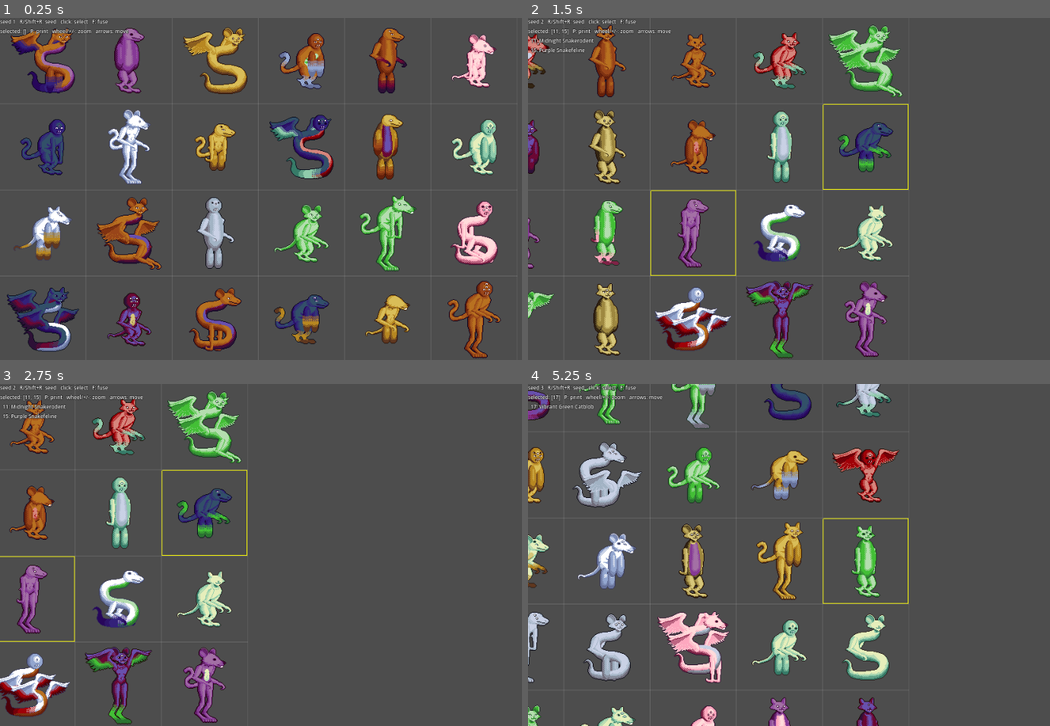
Above: before the commit, frames 1-4 (two rows, left to right).
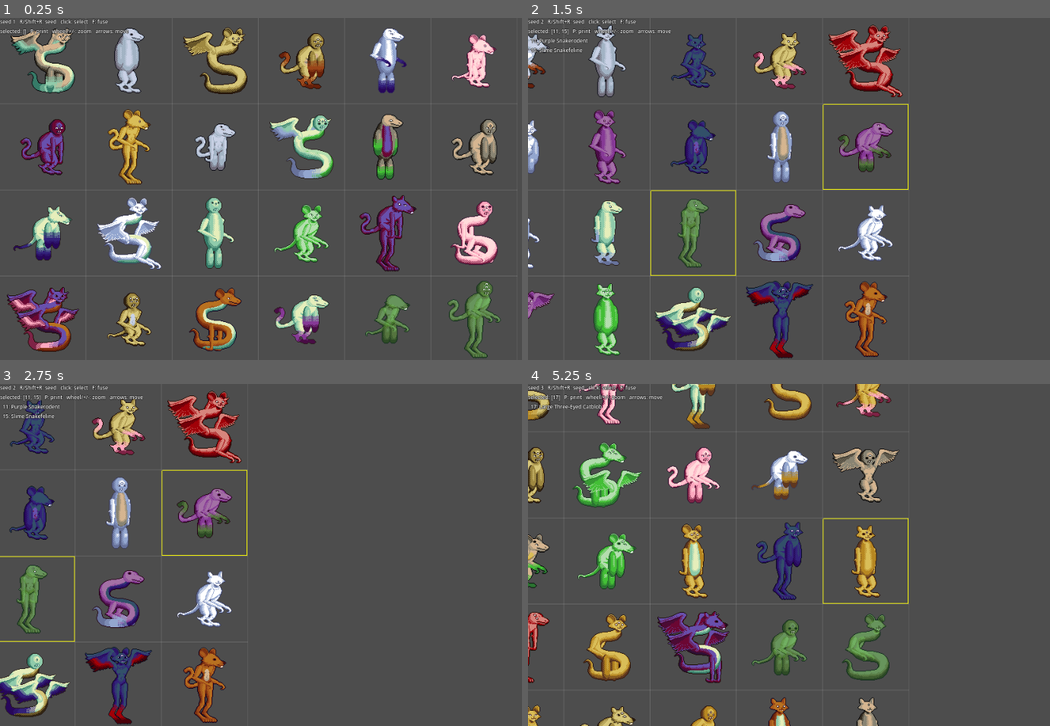
Above: after the commit, the same moments.

Repository: KT0mi/creature_feature_test
Game: Godot game, scene res://debug/creature_lab.tscn
Two runs of this game, one before a commit and one after it. Both use one fixed random seed, a clock stepped at 60 frames per second and the inputs below.
Inputs (mouse positions are in pixels of both pictures, inside the frame that each line leads up to):
- Up to frame 1 (0.25 s): no input
- Up to frame 2 (1.5 s): tap Enter at 0.5 s; move the mouse to (966, 171) at 0.52 s; hold Right 0.53-1.25 s; tap R at 0.6 s; click (966, 171) at 0.67 s; drag from (710, 206) to (799, 257) at 1.27 s
- Up to frame 3 (2.75 s): tap Space at 2 s; move the mouse to (365, 479) at 2.02 s; hold Right from 2.03 s (still down); tap P at 2.1 s
- Up to frame 4 (5.25 s): release Right at 2.75 s; drag from (799, 623) to (648, 503) at 2.77 s; tap Enter at 3.5 s; move the mouse to (1013, 606) at 3.52 s; hold Left 3.53-4.25 s; tap F at 3.6 s; drag from (648, 503) to (742, 469) at 4.27 s; tap Space at 5 s; move the mouse to (862, 555) at 5.02 s; hold Down from 5.03 s (still down); tap R at 5.1 s; click (862, 555) at 5.17 s

The runs differ from the first frame. In frame 1, 16% of the frame differs, in the area x 1-96%, y 2-100%; in frame 2, 13%; in frame 3, 9.7%; in frame 4, 14%.

Commit message:
Added architecture for editor plugins for the project; Added new palette editor plugin with color preview on some creature examples

Diff:
--- a/core/creature_baker.gd
+++ b/core/creature_baker.gd
@@ -1,3 +1,4 @@
+@tool
 ## Turns a Genome into a pixel-perfect spritesheet texture.
 ##
 ## Pipeline (all integer math, no scaling/rotation):
--- a/core/creature_generator.gd
+++ b/core/creature_generator.gd
@@ -1,3 +1,4 @@
+@tool
 ## Random generation (grow) and fusion (fuse + mutate) of genomes.
 ##
 ## Everything goes through ONE RandomNumberGenerator seeded by the caller, and
--- a/core/creature_palette.gd
+++ b/core/creature_palette.gd
@@ -1,3 +1,4 @@
+@tool
 ##4-tone color ramp, darkest to lightest.
 ##
 ##Parts are drawn with a fixed set of "key" colors
@@ -15,7 +16,10 @@
 
 ## The ramp, darkest (index 0) to lightest (index 3).
 @export var ramp: PackedColorArray = PackedColorArray([
-	Color.BLACK, Color(0.25, 0.25, 0.25), Color(0.5, 0.5, 0.5), Color(0.75, 0.75, 0.75)])
+	Color.BLACK, Color(0.25, 0.25, 0.25), Color(0.5, 0.5, 0.5), Color(0.75, 0.75, 0.75)]):
+	set(value):
+		ramp = value
+		emit_changed()
 
 ## Color for tone `index`, clamped into the ramp (so shade shifts that go
 ## past the darkest/lightest tone just stay at the end).
--- a/core/fusion_recipe.gd
+++ b/core/fusion_recipe.gd
@@ -1,3 +1,4 @@
+@tool
 ## An authored fusion result: when parts `part_a` and `part_b` meet in the
 ## same socket during a fusion (one from each parent), the child gets
 ## `result` there with probability `chance`.
--- a/core/genome.gd
+++ b/core/genome.gd
@@ -1,3 +1,4 @@
+@tool
 ##Data required to rebuild a creature: the part tree, palettes, patterns and the seed.
 ##The baked image is a cache of this genome, therefore do not save the image but this to_dict() and rebake.
 class_name Genome
--- a/core/naming/creature_namer.gd
+++ b/core/naming/creature_namer.gd
@@ -1,3 +1,4 @@
+@tool
 ## Builds a creature's common name from its genome, e.g.
 ## "Giant Red Winged Catwurm".
 ##
--- a/core/naming/creature_naming.gd
+++ b/core/naming/creature_naming.gd
@@ -1,3 +1,4 @@
+@tool
 ## Global naming settings, loaded from res://creatures/naming.tres if it
 ## exists (otherwise these defaults are used). See CreatureNamer.
 class_name CreatureNaming
--- a/core/naming/fixed_name.gd
+++ b/core/naming/fixed_name.gd
@@ -1,3 +1,4 @@
+@tool
 ## An authored main name for one head + torso combination, e.g.
 ## head_catfolk + torso_amphitere -> "Catwurm". Used by CreatureNaming.
 class_name FixedName
--- a/core/naming/name_count_rule.gd
+++ b/core/naming/name_count_rule.gd
@@ -1,3 +1,4 @@
+@tool
 ## "If the creature has exactly `count` parts of `type`, it may be called
 ## `word`", e.g. type eye, count 3 -> "Three-eyed". Used by CreatureNaming.
 ## Copies count too (two visible eyes = 2), since this is about looks.
--- a/core/part_def.gd
+++ b/core/part_def.gd
@@ -1,3 +1,4 @@
+@tool
 ##Definition of 1 drawable part of a creature (head, torso, arm, etc.)
 ##lives in res://creatures/parts/<type>/<id>
 class_name PartDef
--- a/core/part_node.gd
+++ b/core/part_node.gd
@@ -1,3 +1,4 @@
+@tool
 ## One node of a creature's part tree: "this PartDef, with these children".
 ##
 ## The whole tree (starting at the torso) is the shape half of a creature's
--- a/core/part_registry.gd
+++ b/core/part_registry.gd
@@ -1,3 +1,4 @@
+@tool
 ## Autoload (singleton) named "PartRegistry". Registered in project.godot.
 ##
 ## On startup it scans res://creatures/parts/ and res://creatures/palettes/
@@ -16,7 +17,7 @@
 ## The palette whose colors parts are DRAWN with (see CreaturePalette).
 const KEY_PATH := "res://creatures/palette_key.tres"
 ## Optional naming settings (fixed names, pattern words, count rules...).
-const NAMING_PATH := "res://creatures/naming.tres"
+const NAMING_PATH := "res://creatures/naming/naming.tres"
 
 ## id (StringName) -> PartDef
 var parts: Dictionary = {}
--- a/core/part_socket.gd
+++ b/core/part_socket.gd
@@ -1,3 +1,4 @@
+@tool
 ## A connection point on a PartDef where a child part can be attached.
 ##
 ## Example: a torso has a "head" socket that accepts parts of type "head",
--- /dev/null
+++ b/creatures/palettes/palette_brownish.tres
@@ -0,0 +1,10 @@
+[gd_resource type="Resource" script_class="CreaturePalette" format=3 uid="uid://dytbtiqrnxkjs"]
+
+[ext_resource type="Script" uid="uid://de7qplmr6rrvn" path="res://core/creature_palette.gd" id="1_56i0i"]
+
+[resource]
+script = ExtResource("1_56i0i")
+id = &"brownish"
+display_name = "Brownish"
+ramp = PackedColorArray(0.00072495063, 0.0009371854, 0.014400667, 1, 0.2, 0.17506666, 0.132, 1, 0.54, 0.5184, 0.45360005, 1, 0.83550596, 0.71202934, 0.5674745, 1)
+metadata/_custom_type_script = "uid://de7qplmr6rrvn"
--- /dev/null
+++ b/creatures/palettes/palette_slime.tres
@@ -0,0 +1,10 @@
+[gd_resource type="Resource" script_class="CreaturePalette" format=3 uid="uid://eyiclthui7ap"]
+
+[ext_resource type="Script" uid="uid://de7qplmr6rrvn" path="res://core/creature_palette.gd" id="1_4kl8u"]
+
+[resource]
+script = ExtResource("1_4kl8u")
+id = &"slime"
+display_name = "Slime"
+ramp = PackedColorArray(0.0648, 0.18, 0.11664, 1, 0.15721694, 0.29012102, 0.1200609, 0.85490197, 0.3513675, 0.5717703, 0.20634767, 0.58431375, 0.474306, 0.75658536, 0.4038838, 0.61960787)
+metadata/_custom_type_script = "uid://de7qplmr6rrvn"
--- a/project.godot
+++ b/project.godot
@@ -26,6 +26,10 @@
 window/stretch/mode="viewport"
 window/stretch/scale_mode="integer"
 
+[editor_plugins]
+
+enabled=PackedStringArray("res://addons/creature_tools/plugin.cfg")
+
 [physics]
 
 3d/physics_engine="Jolt Physics"
Not shown, added: addons/creature_tools/palette/palette_inspector_plugin.gd
Not shown, added: addons/creature_tools/palette/palette_inspector_plugin.gd.uid
Not shown, added: addons/creature_tools/palette/palette_preview_panel.gd
Not shown, added: addons/creature_tools/palette/palette_preview_panel.gd.uid
Not shown, added: addons/creature_tools/plugin.cfg
Not shown, added: addons/creature_tools/plugin.gd
Not shown, added: addons/creature_tools/plugin.gd.uid
Not shown, added: addons/creature_tools/preview/creature_preview.gd
Not shown, added: addons/creature_tools/preview/creature_preview.gd.uid
Not shown, added: addons/creature_tools/tools_context.gd
Not shown, added: addons/creature_tools/tools_context.gd.uid
